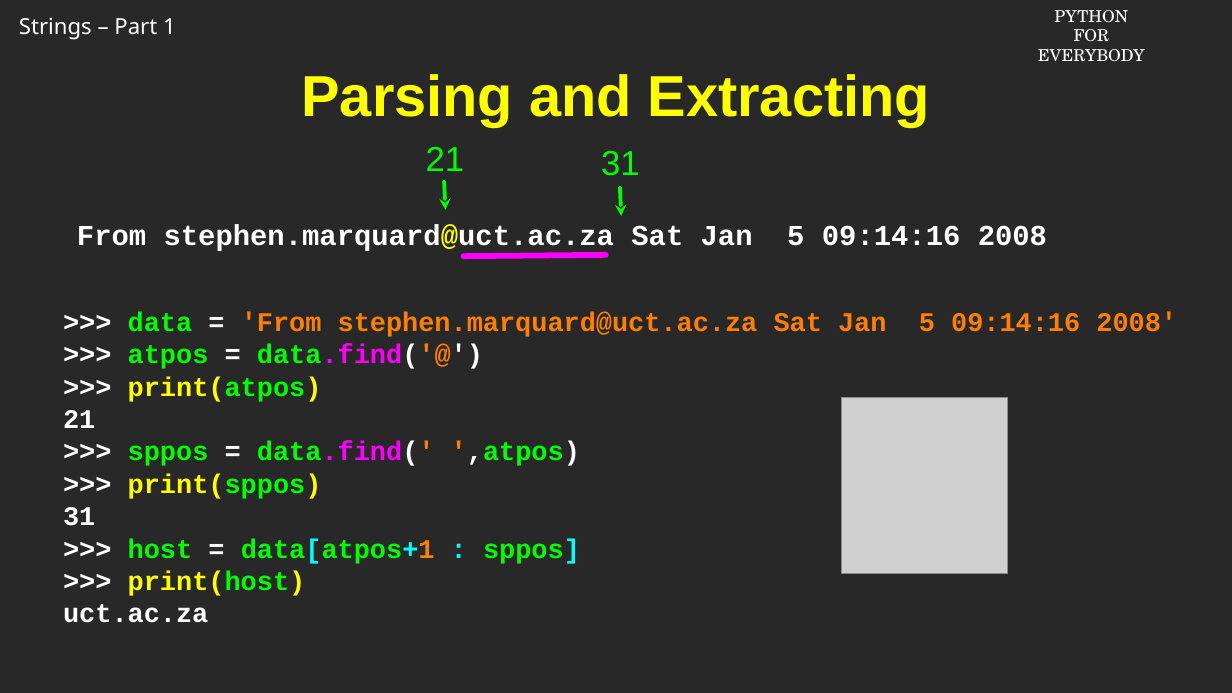
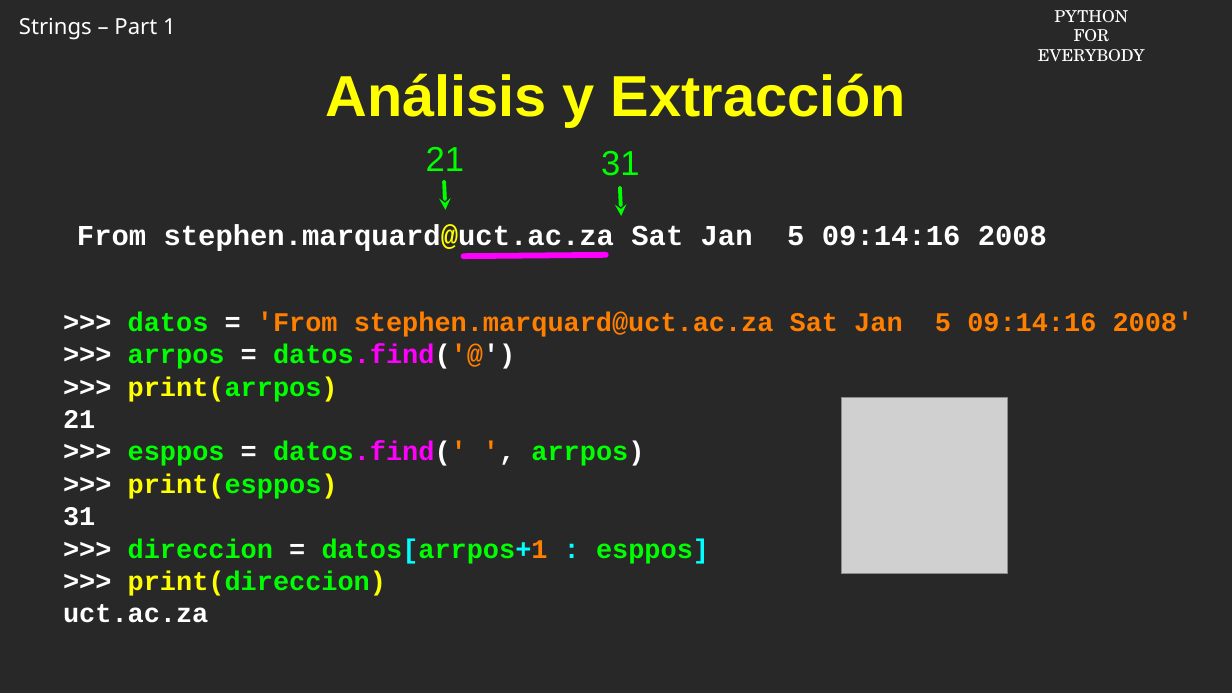
Before and after one commit to csev/py4e, a slide deck: slide 13 of ai/6.2.pptx. Drawn at 1232x693 pixels with LibreOffice and Linux fonts; fonts in the diff are those of the drawing; grey boxes stand for pictures; background and template pictures are left out. Boxes give left, top, right and bottom in pixels: in the first picture for what was removed or moved away, otherwise in the second. Text is boxed around its words. In the diff, an @@ line names an element or a change of style, - is before the commit and + after.

```diff
--- a/ai/6.2.pptx
+++ b/ai/6.2.pptx
@@ text at (325,73,906,127): text changed @@
-Parsing and Extracting
+Análisis y Extracción
@@ text at (128,312,902,402): text changed @@
->>> data = 'From stephen.marquard@uct.ac.za Sat Jan 5 09:14:16 2008'
->>> atpos = data.find('@')
->>> print(atpos)
+>>> datos = 'From stephen.marquard@uct.ac.za Sat Jan 5 09:14:16 2008'
+>>> arrpos = datos.find('@')
+>>> print(arrpos)
@@ text at (128,441,644,499): text changed @@
->>> sppos = data.find(' ',atpos)
->>> print(sppos)
+>>> esppos = datos.find(' ', arrpos)
+>>> print(esppos)
@@ text at (128,539,709,596): text changed @@
->>> host = data[atpos+1 : sppos]
->>> print(host)
+>>> direccion = datos[arrpos+1 : esppos]
+>>> print(direccion)
```
Also in this commit, not shown: 13 other slides changed, 1 slide added, 1 slide removed.
